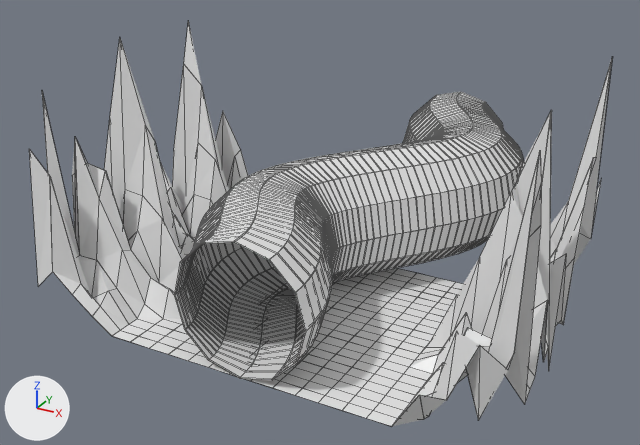
The Blender file Content/Assets/Tron_Tunnel.blend as it was, and as the next commit left it.
Before and after are seen from a 50 mm lens placed at (29.0, -41.6, 33.5), pointed at (-2.6, 15.9, 4.7). Lighting does not change. The marker at lower left points along +X, +Y and +Z. Mesh edges are drawn as thin lines. The same objects are shown in both versions, whatever each file hides.

In view in the first picture: 'Tron_Flat', 'Tron_Tunnel'.
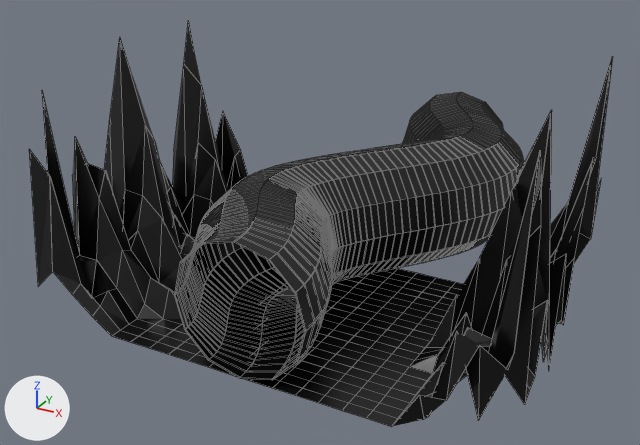
Edits to the bpy script that builds the scene:
```text
Change mat_material:
    mat_material.base_color: (0.8, 0.8, 0.8) -> (0.00258, 0.00258, 0.00258)  # white #e7e7e7 -> black #090909
```

Pixel boxes (x1, y1, x2, y2) of what changed, in the pictures (640 x 445 px):
'Tron_Flat', recoloured (white to black)
    both: (29, 21, 612, 427)
'Tron_Tunnel', recoloured
    both: (174, 92, 524, 380)
